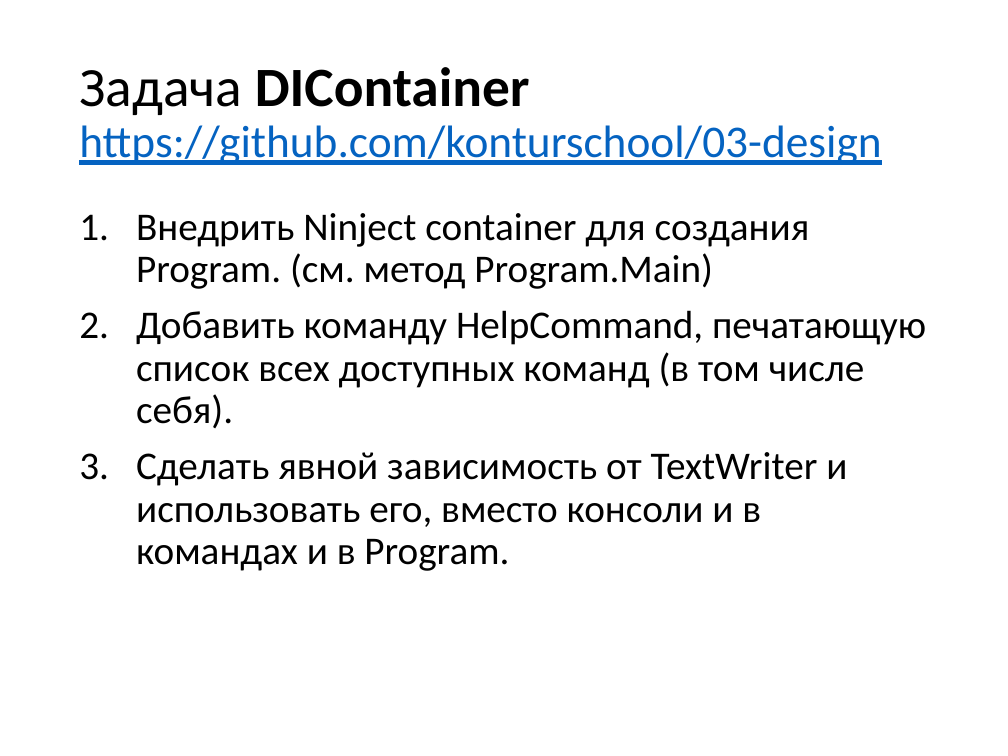
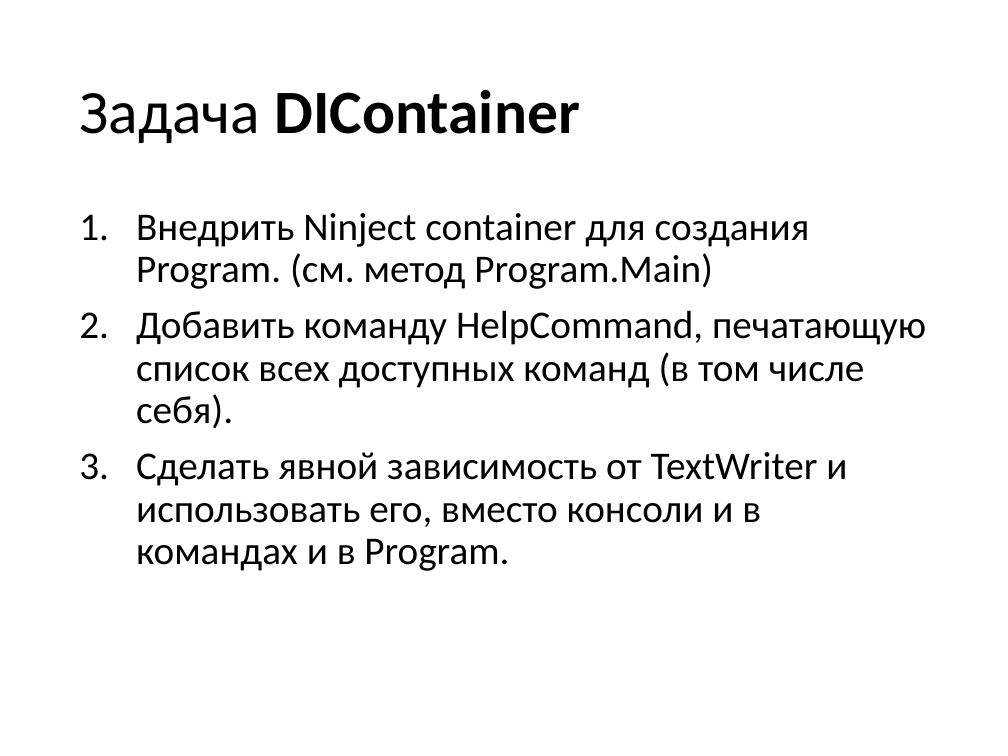
Before and after one commit to valertron/design, a slide deck: slide 82 of Design.pptx. Drawn at 1008x756 pixels with LibreOffice and Linux fonts; fonts in the diff are those of the drawing. Boxes give left, top, right and bottom in pixels: in the first picture for what was removed or moved away, otherwise in the second. Text is boxed around its words. In the diff, an @@ line names an element or a change of style, - is before the commit and + after.

```diff
--- a/Design.pptx
+++ b/Design.pptx
@@ title at bbox=[79, 89, 579, 143]: text changed; size 32.4 to 44 pt; text colour #0563C1 to #000000; bold on @@
-Задача DIContainer
-https://github.com/konturschool/03-design
+Задача DIContainer
```
Also in this commit, not shown: 3 other slides changed, 1 slide added, 1 slide removed, 39 other files.
